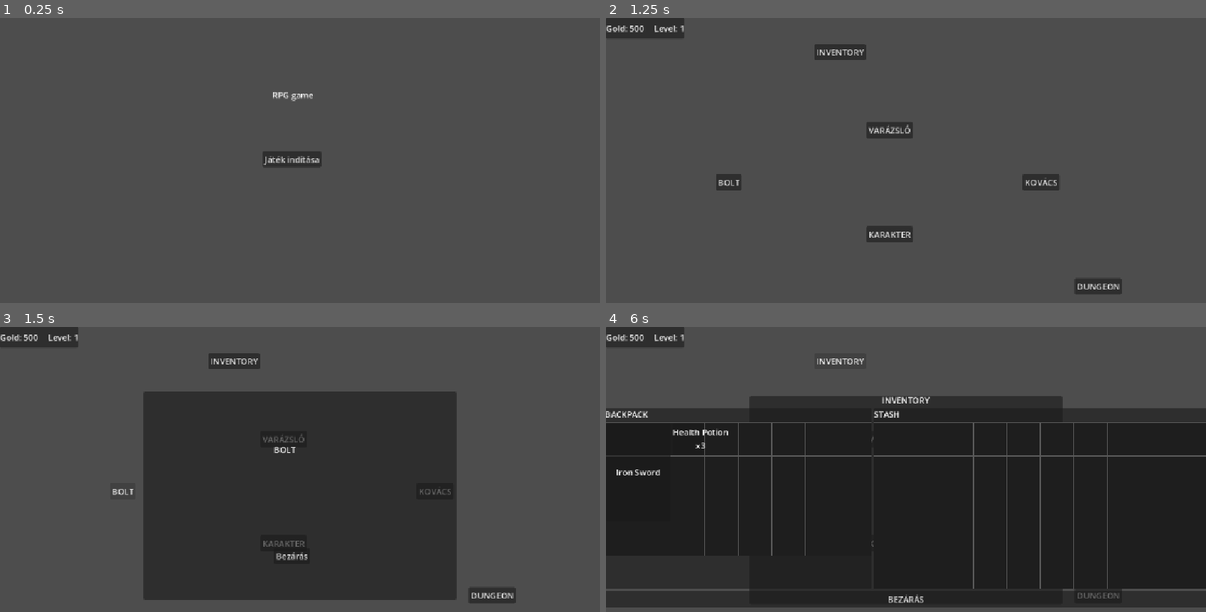
Above: before the commit, frames 1-4 (two rows, left to right).
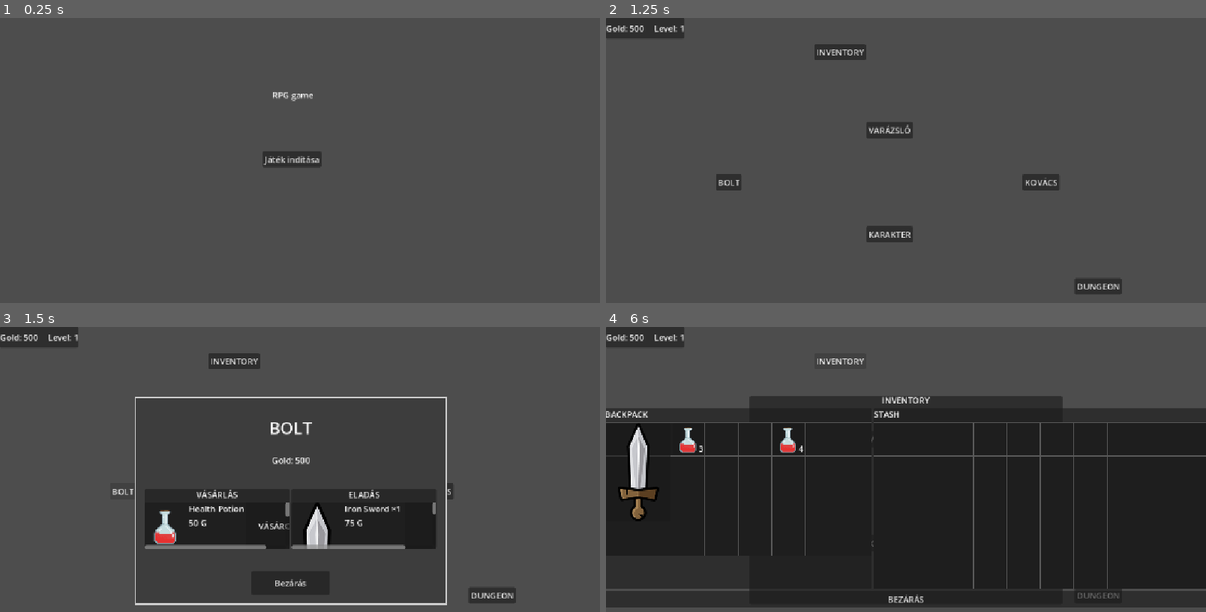
Above: after the commit, the same moments.

Repository: FBal1nt/Projekt_lab_rpggame
Game: Godot game, scene res://Scenes/Menu/MainMenu.tscn
Two runs of this game, one before a commit and one after it. Both use one fixed random seed, a clock stepped at 60 frames per second and the inputs below.
Inputs:
- Up to frame 1 (0.25 s): no input
- Up to frame 2 (1.25 s): click "Játék indítása" at 0.5 s
- Up to frame 3 (1.5 s): click "BOLT" at 1.25 s
- Up to frame 4 (6 s): click "Bezárás" at 2 s; click "KARAKTER" at 2.75 s; click "KOVÁCS" at 3.5 s; click "VARÁZSLÓ" at 4.25 s; click "DUNGEON" at 5 s; click "INVENTORY" at 5.75 s

Frames 1-2 are identical in both runs. In frame 3, 6.2% of the frame differs, in the area x 22-77%, y 22-98%; in frame 4, 1.5%.

Commit message:
Dolgoztam az inventory-n és a bolton

Diff:
--- a/Data/Items/health_potion.tres
+++ b/Data/Items/health_potion.tres
@@ -1,12 +1,14 @@
 [gd_resource type="Resource" script_class="ItemData" format=3 uid="uid://cj1b02yc8xld4"]
 
 [ext_resource type="Script" uid="uid://4qjcof5xncfd" path="res://Scripts/Data/ItemData.gd" id="1_4n0t4"]
+[ext_resource type="Texture2D" uid="uid://dvmuc81y6xe86" path="res://Arts/Items/Consumables/health_potion.png" id="1_pnwwy"]
 
 [resource]
 script = ExtResource("1_4n0t4")
 id = &"health_potion"
 display_name = "Health Potion"
 description = "Restores health."
+icon = ExtResource("1_pnwwy")
 max_stack = 5
 buy_price = 50
 sell_price = 25
--- a/Data/Items/iron_sword.tres
+++ b/Data/Items/iron_sword.tres
@@ -1,12 +1,14 @@
 [gd_resource type="Resource" script_class="ItemData" format=3 uid="uid://c5yu5w27gcysj"]
 
 [ext_resource type="Script" uid="uid://4qjcof5xncfd" path="res://Scripts/Data/ItemData.gd" id="1_6dktw"]
+[ext_resource type="Texture2D" uid="uid://cihjr1o5mbpq8" path="res://Arts/Items/weapons/iron_sword.png" id="1_f2y2x"]
 
 [resource]
 script = ExtResource("1_6dktw")
 id = &"iron_sword"
 display_name = "Iron Sword"
 description = "A simple iron sword."
+icon = ExtResource("1_f2y2x")
 size = Vector2i(2, 3)
 buy_price = 150
 sell_price = 75
--- a/Scenes/Lobby/Lobby.tscn
+++ b/Scenes/Lobby/Lobby.tscn
@@ -1,6 +1,7 @@
 [gd_scene format=3 uid="uid://bj2jwehnlcbfk"]
 
 [ext_resource type="Script" uid="uid://bwegda1m08hf8" path="res://Scripts/UI/lobby.gd" id="1_a15b7"]
+[ext_resource type="PackedScene" uid="uid://tyslssobm4ap" path="res://Scenes/Shop/ShopWindow.tscn" id="2_q0a3m"]
 [ext_resource type="PackedScene" uid="uid://dbbx8xkxlo7eh" path="res://Scenes/Inventory/InventoryWindow.tscn" id="2_t6nvb"]
 
 [node name="Lobby" type="Control" unique_id=1294276721]
@@ -105,36 +106,18 @@
 grow_vertical = 2
 mouse_filter = 2
 
-[node name="ShopWindow" type="Panel" parent="UI/WindowLayer" unique_id=1072471645]
-visible = false
-layout_mode = 1
-anchors_preset = 8
-anchor_left = 0.5
-anchor_top = 0.5
-anchor_right = 0.5
-anchor_bottom = 0.5
-offset_left = -300.0
-offset_top = -200.0
-offset_right = 300.0
-offset_bottom = 200.0
-grow_horizontal = 2
-grow_vertical = 2
-
-[node name="Title" type="Label" parent="UI/WindowLayer/ShopWindow" unique_id=531918893]
-layout_mode = 0
-offset_left = 250.0
-offset_top = 100.0
-offset_right = 291.0
-offset_bottom = 123.0
-text = "BOLT"
-
-[node name="CloseButton" type="Button" parent="UI/WindowLayer/ShopWindow" unique_id=1212834348]
-layout_mode = 0
-offset_left = 250.0
-offset_top = 300.0
-offset_right = 319.0
-offset_bottom = 331.0
-text = "Bezárás"
+[node name="ShopWindow" parent="UI/WindowLayer" unique_id=1915880606 instance=ExtResource("2_q0a3m")]
+visible = false
+layout_mode = 0
+anchors_preset = 0
+anchor_right = 0.0
+anchor_bottom = 0.0
+offset_left = 258.0
+offset_top = 134.0
+offset_right = 858.0
+offset_bottom = 534.0
+grow_horizontal = 1
+grow_vertical = 1
 
 [node name="CharacterWindow" type="Panel" parent="UI/WindowLayer" unique_id=152919397]
 visible = false
@@ -261,6 +244,7 @@
 text = "Bezárás"
 
 [node name="InventoryWindow" parent="UI/WindowLayer" unique_id=524928531 instance=ExtResource("2_t6nvb")]
+visible = false
 layout_mode = 1
 anchors_preset = 8
 anchor_left = 0.5
@@ -278,7 +262,6 @@
 [connection signal="pressed" from="Buildings/WizardBuilding" to="." method="_on_wizard_building_pressed"]
 [connection signal="pressed" from="Buildings/DungeonBuilding" to="." method="_on_dungeon_building_pressed"]
 [connection signal="pressed" from="Buildings/InventoryBuilding" to="." method="_on_inventory_building_pressed"]
-[connection signal="pressed" from="UI/WindowLayer/ShopWindow/CloseButton" to="." method="_on_close_button_pressed"]
 [connection signal="pressed" from="UI/WindowLayer/CharacterWindow/CloseButton" to="." method="_on_close_button_pressed"]
 [connection signal="pressed" from="UI/WindowLayer/BlacksmithWindow/CloseButton" to="." method="_on_close_button_pressed"]
 [connection signal="pressed" from="UI/WindowLayer/WizardWindow/CloseButton" to="." method="_on_close_button_pressed"]
--- /dev/null
+++ b/Scenes/Shop/ShopItemRow.tscn
@@ -0,0 +1,33 @@
+[gd_scene format=3 uid="uid://chbsrxlbb65sf"]
+
+[ext_resource type="Script" uid="uid://cgo47jgwpnyjl" path="res://Scripts/UI/ShopItemRow.gd" id="1_8nyil"]
+
+[node name="ShopItemRow" type="PanelContainer" unique_id=1841047857]
+custom_minimum_size = Vector2(0, 90)
+script = ExtResource("1_8nyil")
+
+[node name="MarginContainer" type="MarginContainer" parent="." unique_id=1316055105]
+layout_mode = 2
+
+[node name="HBoxContainer" type="HBoxContainer" parent="MarginContainer" unique_id=1769558771]
+layout_mode = 2
+
+[node name="Icon" type="TextureRect" parent="MarginContainer/HBoxContainer" unique_id=1833206960]
+custom_minimum_size = Vector2(80, 80)
+layout_mode = 2
+stretch_mode = 5
+
+[node name="Info" type="VBoxContainer" parent="MarginContainer/HBoxContainer" unique_id=559137091]
+layout_mode = 2
+size_flags_horizontal = 3
+
+[node name="Name" type="Label" parent="MarginContainer/HBoxContainer/Info" unique_id=2038497272]
+layout_mode = 2
+
+[node name="Price" type="Label" parent="MarginContainer/HBoxContainer/Info" unique_id=750915008]
+layout_mode = 2
+
+[node name="ActionButton" type="Button" parent="MarginContainer/HBoxContainer" unique_id=1573197332]
+custom_minimum_size = Vector2(120, 45)
+layout_mode = 2
+text = "ACTION"
--- /dev/null
+++ b/Scenes/Shop/ShopWindow.tscn
@@ -0,0 +1,137 @@
+[gd_scene format=3 uid="uid://tyslssobm4ap"]
+
+[ext_resource type="Script" uid="uid://dwr22lth0juf4" path="res://Scripts/UI/ShopWindow.gd" id="1_7m07h"]
+
+[sub_resource type="StyleBoxFlat" id="StyleBoxFlat_tx4eo"]
+bg_color = Color(0.24, 0.24, 0.24, 1)
+border_width_left = 3
+border_width_top = 3
+border_width_right = 3
+border_width_bottom = 3
+
+[node name="ShopWindow" type="Panel" unique_id=1915880606]
+anchors_preset = 15
+anchor_right = 1.0
+anchor_bottom = 1.0
+offset_right = -552.0
+offset_bottom = -248.0
+grow_horizontal = 2
+grow_vertical = 2
+theme_override_styles/panel = SubResource("StyleBoxFlat_tx4eo")
+script = ExtResource("1_7m07h")
+
+[node name="MarginContainer" type="MarginContainer" parent="." unique_id=146124493]
+layout_mode = 1
+anchors_preset = 15
+anchor_right = 1.0
+anchor_bottom = 1.0
+grow_horizontal = 2
+grow_vertical = 2
+theme_override_constants/margin_left = 20
+theme_override_constants/margin_top = 20
+theme_override_constants/margin_right = 20
+theme_override_constants/margin_bottom = 20
+
+[node name="VBoxContainer" type="VBoxContainer" parent="MarginContainer" unique_id=1645962256]
+layout_mode = 2
+theme_override_constants/separation = 20
+
+[node name="Header" type="VBoxContainer" parent="MarginContainer/VBoxContainer" unique_id=9459974]
+layout_mode = 2
+size_flags_vertical = 3
+theme_override_constants/separation = 10
+alignment = 1
+
+[node name="Title" type="Label" parent="MarginContainer/VBoxContainer/Header" unique_id=1380593638]
+layout_mode = 2
+size_flags_vertical = 6
+theme_override_font_sizes/font_size = 32
+text = "BOLT"
+horizontal_alignment = 1
+vertical_alignment = 1
+
+[node name="GoldLabel" type="Label" parent="MarginContainer/VBoxContainer/Header" unique_id=1167733684]
+layout_mode = 2
+text = "Gold: 500"
+horizontal_alignment = 1
+
+[node name="HSeparator" type="HSeparator" parent="MarginContainer/VBoxContainer" unique_id=1389996942]
+layout_mode = 2
+
+[node name="Content" type="HBoxContainer" parent="MarginContainer/VBoxContainer" unique_id=1487258213]
+custom_minimum_size = Vector2(0, 100)
+layout_mode = 2
+size_flags_vertical = 3
+
+[node name="BuyPanel" type="Panel" parent="MarginContainer/VBoxContainer/Content" unique_id=630227979]
+custom_minimum_size = Vector2(250, 0)
+layout_mode = 2
+size_flags_horizontal = 3
+
+[node name="VBoxContainer" type="VBoxContainer" parent="MarginContainer/VBoxContainer/Content/BuyPanel" unique_id=30423082]
+custom_minimum_size = Vector2(250, 100)
+layout_mode = 1
+anchors_preset = 15
+anchor_right = 1.0
+anchor_bottom = 1.0
+offset_top = -1.5
+offset_bottom = 1.5
+grow_horizontal = 2
+grow_vertical = 2
+
+[node name="BuyTitle" type="Label" parent="MarginContainer/VBoxContainer/Content/BuyPanel/VBoxContainer" unique_id=9511903]
+layout_mode = 2
+text = "VÁSÁRLÁS"
+horizontal_alignment = 1
+
+[node name="BuyScroll" type="ScrollContainer" parent="MarginContainer/VBoxContainer/Content/BuyPanel/VBoxContainer" unique_id=297101081]
+custom_minimum_size = Vector2(250, 90)
+layout_mode = 2
+size_flags_vertical = 3
+
+[node name="BuyList" type="VBoxContainer" parent="MarginContainer/VBoxContainer/Content/BuyPanel/VBoxContainer/BuyScroll" unique_id=713363189]
+layout_mode = 2
+size_flags_horizontal = 3
+size_flags_vertical = 3
+
+[node name="SellPanel" type="Panel" parent="MarginContainer/VBoxContainer/Content" unique_id=911621831]
+custom_minimum_size = Vector2(250, 0)
+layout_mode = 2
+size_flags_horizontal = 3
+
+[node name="VBoxContainer" type="VBoxContainer" parent="MarginContainer/VBoxContainer/Content/SellPanel" unique_id=431094135]
+custom_minimum_size = Vector2(250, 100)
+layout_mode = 1
+anchors_preset = 15
+anchor_right = 1.0
+anchor_bottom = 1.0
+grow_horizontal = 2
+grow_vertical = 2
+
+[node name="SellTitle" type="Label" parent="MarginContainer/VBoxContainer/Content/SellPanel/VBoxContainer" unique_id=957621641]
+layout_mode = 2
+text = "ELADÁS"
+horizontal_alignment = 1
+
+[node name="SellScroll" type="ScrollContainer" parent="MarginContainer/VBoxContainer/Content/SellPanel/VBoxContainer" unique_id=1660035210]
+custom_minimum_size = Vector2(250, 90)
+layout_mode = 2
+size_flags_vertical = 3
+
+[node name="SellList" type="VBoxContainer" parent="MarginContainer/VBoxContainer/Content/SellPanel/VBoxContainer/SellScroll" unique_id=1163989262]
+layout_mode = 2
+size_flags_horizontal = 3
+size_flags_vertical = 3
+
+[node name="HSeparator2" type="HSeparator" parent="MarginContainer/VBoxContainer" unique_id=842628152]
+layout_mode = 2
+
+[node name="CloseCenter" type="CenterContainer" parent="MarginContainer/VBoxContainer" unique_id=1092085839]
+layout_mode = 2
+
+[node name="CloseButton" type="Button" parent="MarginContainer/VBoxContainer/CloseCenter" unique_id=966260563]
+custom_minimum_size = Vector2(150, 45)
+layout_mode = 2
+text = "Bezárás"
+
+[connection signal="pressed" from="MarginContainer/VBoxContainer/CloseCenter/CloseButton" to="." method="_on_close_button_pressed"]
--- a/Scripts/Data/Inventory.gd
+++ b/Scripts/Data/Inventory.gd
@@ -63,7 +63,8 @@
 func add_item(
 	item_data: ItemData,
 	position: Vector2i,
-	amount: int = 1
+	amount: int = 1,
+	emit_change: bool = true
 ) -> InventoryItem:
 	if not can_place_item(item_data, position):
 		return null
@@ -76,7 +77,8 @@
 
 	items.append(inventory_item)
 
-	inventory_changed.emit()
+	if emit_change:
+		inventory_changed.emit()
 
 	return inventory_item
 
@@ -109,3 +111,141 @@
 	inventory_changed.emit()
 
 	return true
+
+func can_stack(
+	source: InventoryItem,
+	target: InventoryItem
+) -> bool:
+	if source == null or target == null:
+		return false
+
+	if source.item_data.id != target.item_data.id:
+		return false
+
+	if target.amount >= target.item_data.max_stack:
+		return false
+
+	return true
+
+func merge_items(
+	source: InventoryItem,
+	target: InventoryItem
+) -> bool:
+	if not items.has(source):
+		return false
+
+	if not items.has(target):
+		return false
+
+	if not can_stack(source, target):
+		return false
+
+	var free_space := (
+		target.item_data.max_stack - target.amount
+	)
+
+	var transfer_amount = min(
+		source.amount,
+		free_space
+	)
+
+	target.amount += transfer_amount
+	source.amount -= transfer_amount
+
+	if source.amount <= 0:
+		items.erase(source)
+
+	inventory_changed.emit()
+
+	return true
+
+func find_free_position(item_data: ItemData) -> Vector2i:
+	for y in range(height):
+		for x in range(width):
+			var position := Vector2i(x, y)
+
+			if can_place_item(item_data, position):
+				return position
+
+	return Vector2i(-1, -1)
+
+func try_add_item(
+	item_data: ItemData,
+	amount: int = 1
+) -> int:
+	var remaining := amount
+
+	# 1. Először töltsük fel a már meglévő stackeket.
+	for inventory_item in items.duplicate():
+		if remaining <= 0:
+			break
+
+		if inventory_item.item_data.id != item_data.id:
+			continue
+
+		if inventory_item.amount >= item_data.max_stack:
+			continue
+
+		var free_space = (
+			item_data.max_stack - inventory_item.amount
+		)
+
+		var transfer_amount = min(
+			remaining,
+			free_space
+		)
+
+		inventory_item.amount += transfer_amount
+		remaining -= transfer_amount
+
+	# 2. A maradékhoz keressünk új helyet.
+	while remaining > 0:
+		var position := find_free_position(item_data)
+
+		if position == Vector2i(-1, -1):
+			break
+
+		var stack_amount = min(
+			remaining,
+			item_data.max_stack
+		)
+
+		var new_item = add_item(
+			item_data,
+			position,
+			stack_amount
+		)
+
+		if new_item == null:
+			break
+
+		remaining -= stack_amount
+
+	inventory_changed.emit()
+
+	return remaining
+
+func can_add_item(
+	item_data: ItemData,
+	amount: int = 1
+) -> bool:
+	var simulation = Inventory.new()
+
+	simulation.width = width
+	simulation.height = height
+
+	for existing_item in items:
+		var copy = InventoryItem.new()
+
+		copy.item_data = existing_item.item_data
+		copy.position = existing_item.position
+		copy.amount = existing_item.amount
+
+		simulation.items.append(copy)
+
+	var remaining = simulation.try_add_item(
+		item_data,
+		amount
+	)
+
+	return remaining == 0
--- a/Scripts/Managers/GameState.gd
+++ b/Scripts/Managers/GameState.gd
@@ -26,8 +26,8 @@
 
 
 func setup_starting_inventory() -> void:
-	var sword: ItemData = load("res://Data/Items/iron_sword.tres")
-	var potion: ItemData = load("res://Data/Items/health_potion.tres")
+	var sword: ItemData = load("res://data/items/iron_sword.tres")
+	var potion: ItemData = load("res://data/items/health_potion.tres")
 
 	backpack.add_item(
 		sword,
@@ -39,3 +39,56 @@
 		Vector2i(2, 0),
 		3
 	)
+
+	backpack.add_item(
+		potion,
+		Vector2i(5, 0),
+		4
+	)
+
+func buy_item(
+	item_data: ItemData,
+	amount: int = 1
+) -> bool:
+	var total_price := item_data.buy_price * amount
+
+	if gold < total_price:
+		return false
+
+	if not backpack.can_add_item(item_data, amount):
+		return false
+
+	var remaining := backpack.try_add_item(
+		item_data,
+		amount
+	)
+
+	if remaining > 0:
+		return false
+
+	gold -= total_price
+	state_changed.emit()
+
+	return true
+
+func sell_item(
+	inventory_item: InventoryItem
+) -> bool:
+	if inventory_item == null:
+		return false
+
+	if not backpack.items.has(inventory_item):
+		return false
+
+	var sell_price := (
+		inventory_item.item_data.sell_price
+		* inventory_item.amount
+	)
+
+	if not backpack.remove_item(inventory_item):
+		return false
+
+	gold += sell_price
+	state_changed.emit()
+
+	return true
--- a/Scripts/UI/InventoryGrid.gd
+++ b/Scripts/UI/InventoryGrid.gd
@@ -136,24 +136,38 @@
 		item_size.y * cell_size - 4
 	)
 
-	item_panel.tooltip_text = inventory_item.item_data.description
+	item_panel.tooltip_text = (
+		inventory_item.item_data.display_name
+		+ "\n\n"
+		+ inventory_item.item_data.description
+	)
 
 	add_child(item_panel)
 
 	item_visuals[inventory_item] = item_panel
 
-	var label := Label.new()
-
-	label.text = inventory_item.item_data.display_name
+	var icon := TextureRect.new()
+
+	icon.texture = inventory_item.item_data.icon
+	icon.expand_mode = TextureRect.EXPAND_IGNORE_SIZE
+	icon.stretch_mode = TextureRect.STRETCH_KEEP_ASPECT_CENTERED
+	icon.set_anchors_and_offsets_preset(Control.PRESET_FULL_RECT)
+
+	item_panel.add_child(icon)
 
 	if inventory_item.amount > 1:
-		label.text += "\nx" + str(inventory_item.amount)
-
-	label.horizontal_alignment = HORIZONTAL_ALIGNMENT_CENTER
-	label.vertical_alignment = VERTICAL_ALIGNMENT_CENTER
-	label.set_anchors_and_offsets_preset(Control.PRESET_FULL_RECT)
-
-	item_panel.add_child(label)
+		var amount_label := Label.new()
+
+		amount_label.text = str(inventory_item.amount)
+
+		amount_label.horizontal_alignment = HORIZONTAL_ALIGNMENT_RIGHT
+		amount_label.vertical_alignment = VERTICAL_ALIGNMENT_BOTTOM
+
+		amount_label.set_anchors_and_offsets_preset(
+			Control.PRESET_FULL_RECT
+		)
+
+		item_panel.add_child(amount_label)
 
 func select_item(item: InventoryItem) -> void:
 	selected_item = item
@@ -190,13 +204,41 @@
 	elif event is InputEventMouseMotion:
 		handle_mouse_motion(event)
 
-func try_move_selected_item(target_cell: Vector2i) -> void:
+func try_place_selected_item(target_cell: Vector2i) -> void:
 	if inventory == null:
 		return
 
 	if selected_item == null:
 		return
 
+	var target_item := inventory.get_item_at_cell(
+		target_cell,
+		selected_item
+	)
+
+	# Azonos item → stackelési kísérlet.
+	if target_item != null:
+		if inventory.can_stack(selected_item, target_item):
+			inventory.merge_items(
+				selected_item,
+				target_item
+			)
+
+			selected_item = null
+			preview_cell = Vector2i(-1, -1)
+			placement_preview.hide()
+			return
+
+		# Másik item vagy megtelt stack → nincs mozgatás.
+		print(
+			"Cannot place ",
+			selected_item.item_data.display_name,
+			" here."
+		)
+
+		return
+
+	# Üres cella → normális mozgatás.
 	var moved := inventory.move_item(
 		selected_item,
 		target_cell
@@ -215,9 +257,9 @@
 		placement_preview.hide()
 	else:
 		print(
-			"Cannot move ",
+			"Cannot place ",
 			selected_item.item_data.display_name,
-			" to ",
+			" at ",
 			target_cell
 		)
 
@@ -266,31 +308,55 @@
 
 	var item_size := selected_item.item_data.size
 
+	var target_item := inventory.get_item_at_cell(
+		target_cell,
+		selected_item
+	)
+
 	var can_place := inventory.can_place_item(
 		selected_item.item_data,
 		target_cell,
 		selected_item
 	)
 
+	var can_stack := false
+
+	if target_item != null:
+		can_stack = inventory.can_stack(
+			selected_item,
+			target_item
+		)
+
+	var preview_position := target_cell
+	var preview_size := item_size
+
+	# Ha stackelhető célpontra mutatunk,
+	# akkor ez is érvényes elhelyezési lehetőség.
+	if can_stack:
+		preview_position = target_item.position
+		preview_size = target_item.item_data.size
+
+	var placement_is_valid := can_place or can_stack
+
 	placement_preview.position = Vector2(
-		target_cell.x * cell_size + 2,
-		target_cell.y * cell_size + 2
+		preview_position.x * cell_size + 2,
+		preview_position.y * cell_size + 2
 	)
 
 	placement_preview.size = Vector2(
-		item_size.x * cell_size - 4,
-		item_size.y * cell_size - 4
+		preview_size.x * cell_size - 4,
+		preview_size.y * cell_size - 4
 	)
 
 	placement_preview.add_theme_stylebox_override(
 		"panel",
-		create_preview_style(can_place)
+		create_preview_style(placement_is_valid)
 	)
 
 	placement_preview.show()
 
 func create_preview_style(can_place: bool) -> StyleBoxFlat:
-	var style := StyleBoxFlat.new()
+	var style = StyleBoxFlat.new()
 
 	if can_place:
 		style.bg_color = Color(0.2, 0.8, 0.2, 0.25)
@@ -311,7 +377,7 @@
 	if selected_item == clicked_item:
 		return
 
-	try_move_selected_item(clicked_item.position)
+	try_place_selected_item(clicked_item.position)
 
 func handle_mouse_button(event: InputEventMouseButton) -> void:
 	if event.button_index != MOUSE_BUTTON_LEFT:
@@ -344,7 +410,7 @@
 	# Ha másik itemre kattintunk, megpróbáljuk oda áttenni
 	# a jelenleg kijelölt itemet.
 	if clicked_item != null and clicked_item != selected_item:
-		try_move_selected_item(clicked_item.position)
+		try_place_selected_item(clicked_item.position)
 		return
 
 	# Ha ugyanarra az itemre kattintunk, kezdődhet a drag.
@@ -355,7 +421,7 @@
 		return
 
 	# Üres cella → a kétkattintásos mozgatás továbbra is működik.
-	try_move_selected_item(cell)
+	try_place_selected_item(cell)
 
 
 func handle_mouse_motion(event: InputEventMouseMotion) -> void:
@@ -402,39 +468,36 @@
 
 	var target_cell := cell - drag_offset
 
-	var moved := inventory.move_item(
-		dragging_item,
-		target_cell
-	)
-
-	var visual: Control = item_visuals.get(dragging_item)
+	var item_before := dragging_item
+
+	try_place_selected_item(target_cell)
+
+	var visual: Control = item_visuals.get(item_before)
 
 	if visual != null:
 		visual.z_index = 0
 
-	if moved:
-		print(
-			"Dragged ",
-			dragging_item.item_data.display_name,
-			" to ",
-			target_cell
-		)
-	else:
-		print(
-			"Cannot place ",
-			dragging_item.item_data.display_name,
-			" at ",
-			target_cell
-		)
-	if not moved:
-		refresh()
-
-	selected_item = null
+	# Ha nem sikerült elhelyezni, állítsuk vissza a vizuális helyzetet.
+	if items_visual_still_exists(item_before):
+		var current_visual: Control = item_visuals.get(item_before)
+
+		if current_visual != null:
+			current_visual.position = Vector2(
+				item_before.position.x * cell_size + 2,
+				item_before.position.y * cell_size + 2
+			)
+
 	drag_candidate = null
 	dragging_item = null
 
 	preview_cell = Vector2i(-1, -1)
 	placement_preview.hide()
+
+func items_visual_still_exists(item: InventoryItem) -> bool:
+	if inventory == null:
+		return false
+
+	return inventory.items.has(item)
 
 func update_drag_visual(mouse_position: Vector2) -> void:
 	if dragging_item == null:
--- /dev/null
+++ b/Scripts/UI/ShopItemRow.gd
@@ -0,0 +1,69 @@
+extends PanelContainer
+
+
+@onready var icon: TextureRect = $MarginContainer/HBoxContainer/Icon
+@onready var item_name: Label = $MarginContainer/HBoxContainer/Info/Name
+@onready var price: Label = $MarginContainer/HBoxContainer/Info/Price
+@onready var action_button: Button = $MarginContainer/HBoxContainer/ActionButton
+
+
+var item_data: ItemData
+var inventory_item: InventoryItem = null
+var action_callback: Callable
+
+
+func _ready() -> void:
+	custom_minimum_size = Vector2(0, 90)
+	size_flags_horizontal = Control.SIZE_EXPAND_FILL
+
+func setup_buy(
+	new_item_data: ItemData,
+	callback: Callable
+) -> void:
+	custom_minimum_size = Vector2(0, 90)
+	size_flags_horizontal = Control.SIZE_EXPAND_FILL
+
+	item_data = new_item_data
+	inventory_item = null
+	action_callback = callback
+
+	icon.texture = item_data.icon
+	item_name.text = item_data.display_name
+	price.text = str(item_data.buy_price) + " G"
+
+	action_button.text = "VÁSÁROL"
+
+	action_button.pressed.connect(_on_action_pressed)
+
+
+func setup_sell(
+	new_inventory_item: InventoryItem,
+	callback: Callable
+) -> void:
+	custom_minimum_size = Vector2(0, 90)
+	size_flags_horizontal = Control.SIZE_EXPAND_FILL
+
+	inventory_item = new_inventory_item
+	item_data = new_inventory_item.item_data
+	action_callback = callback
+
+	icon.texture = item_data.icon
+
+	item_name.text = (
+		item_data.display_name
+		+ " ×"
+		+ str(inventory_item.amount)
+	)
+
+	price.text = str(
+		item_data.sell_price * inventory_item.amount
+	) + " G"
+
+	action_button.text = "ELAD"
+
+	action_button.pressed.connect(_on_action_pressed)
+
+
+func _on_action_pressed() -> void:
+	if action_callback.is_valid():
+		action_callback.call(self)
--- /dev/null
+++ b/Scripts/UI/ShopWindow.gd
@@ -0,0 +1,98 @@
+extends Panel
+
+
+const SHOP_ITEM_ROW_SCENE = preload(
+	"res://Scenes/Shop/ShopItemRow.tscn"
+)
+
+
+@onready var gold_label: Label = $MarginContainer/VBoxContainer/Header/GoldLabel
+
+@onready var buy_list: VBoxContainer = $MarginContainer/VBoxContainer/Content/BuyPanel/VBoxContainer/BuyScroll/BuyList
+
+@onready var sell_list: VBoxContainer = $MarginContainer/VBoxContainer/Content/SellPanel/VBoxContainer/SellScroll/SellList
+
+@onready var close_button: Button = $MarginContainer/VBoxContainer/CloseButton
+
+
+var shop_items: Array[ItemData] = [
+	preload("res://Data/Items/health_potion.tres"),
+	preload("res://Data/Items/iron_sword.tres")
+]
+
+
+func _ready() -> void:
+	GameState.state_changed.connect(refresh)
+	GameState.backpack.inventory_changed.connect(refresh)
+
+	refresh()
+
+
+func refresh() -> void:
+	refresh_gold()
+	refresh_buy_list()
+	refresh_sell_list()
+
+
+func refresh_gold() -> void:
+	gold_label.text = "Gold: " + str(GameState.gold)
+
+
+func refresh_buy_list() -> void:
+	for child in buy_list.get_children():
+		child.queue_free()
+
+	print("BUY LIST: ", shop_items.size())
+
+	for item_data in shop_items:
+		var row = SHOP_ITEM_ROW_SCENE.instantiate()
+
+		row.custom_minimum_size = Vector2(0, 90)
+		row.size_flags_horizontal = Control.SIZE_EXPAND_FILL
+
+		buy_list.add_child(row)
+
+		row.setup_buy(
+			item_data,
+			_on_buy_requested
+		)
+
+
+func refresh_sell_list() -> void:
+	for child in sell_list.get_children():
+		child.queue_free()
+
+	print("SELL LIST: ", GameState.backpack.items.size())
+
+	for inventory_item in GameState.backpack.items:
+		var row = SHOP_ITEM_ROW_SCENE.instantiate()
+
+		row.custom_minimum_size = Vector2(0, 90)
+		row.size_flags_horizontal = Control.SIZE_EXPAND_FILL
+
+		sell_list.add_child(row)
+
+		row.setup_sell(
+			inventory_item,
+			_on_sell_requested
+		)
+
+func _on_buy_requested(row) -> void:
+	if GameState.buy_item(row.item_data):
+		print("Purchased: ", row.item_data.display_name)
+	else:
+		print("Purchase failed: ", row.item_data.display_name)
+
+
+func _on_sell_requested(row) -> void:
+	if row.inventory_item == null:
+		return
+
+	var item_name = row.inventory_item.item_data.display_name
+
+	if GameState.sell_item(row.inventory_item):
+		print("Sold: ", item_name)
+
+
+func _on_close_button_pressed() -> void:
+	hide()
Binary file added: Arts/Items/Consumables/health_potion.png
Not shown, added: Arts/Items/Consumables/health_potion.png.import
Binary file added: Arts/Items/weapons/iron_sword.png
Not shown, added: Arts/Items/weapons/iron_sword.png.import
Not shown, added: Scripts/UI/ShopItemRow.gd.uid
Not shown, added: Scripts/UI/ShopWindow.gd.uid
